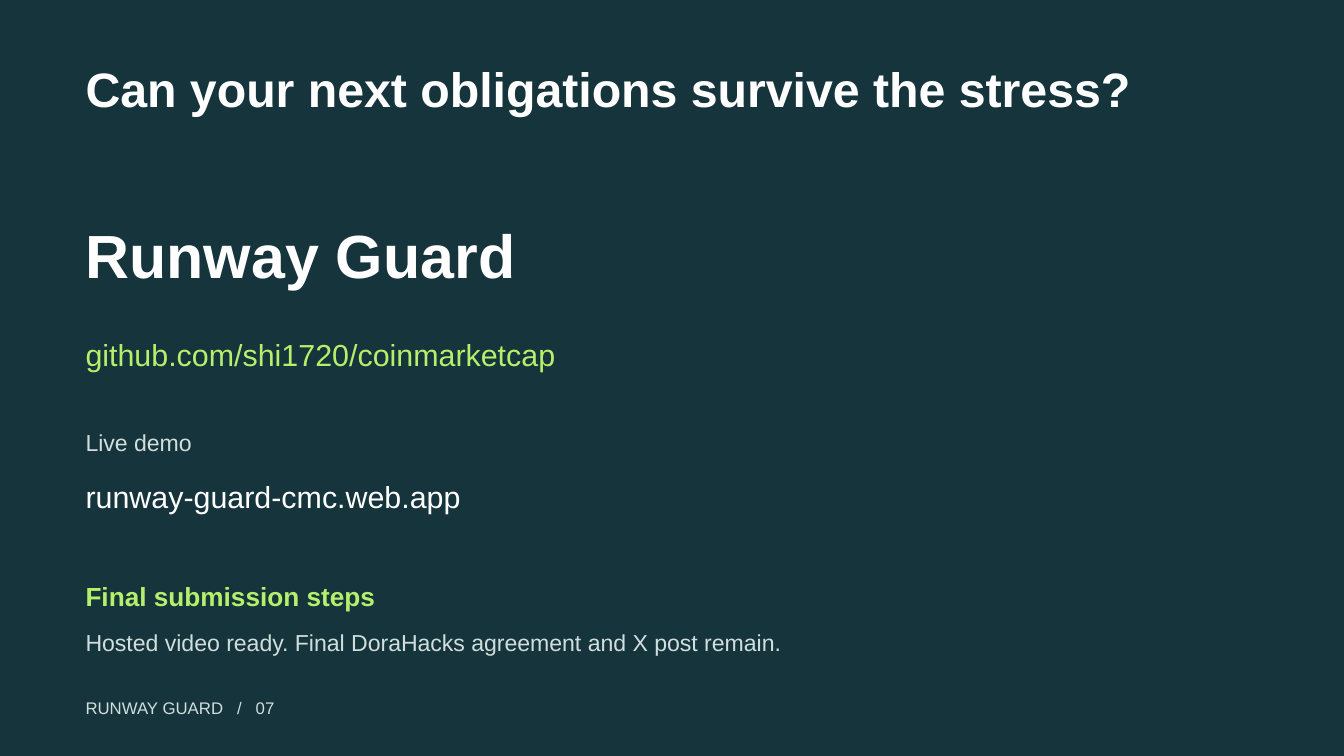
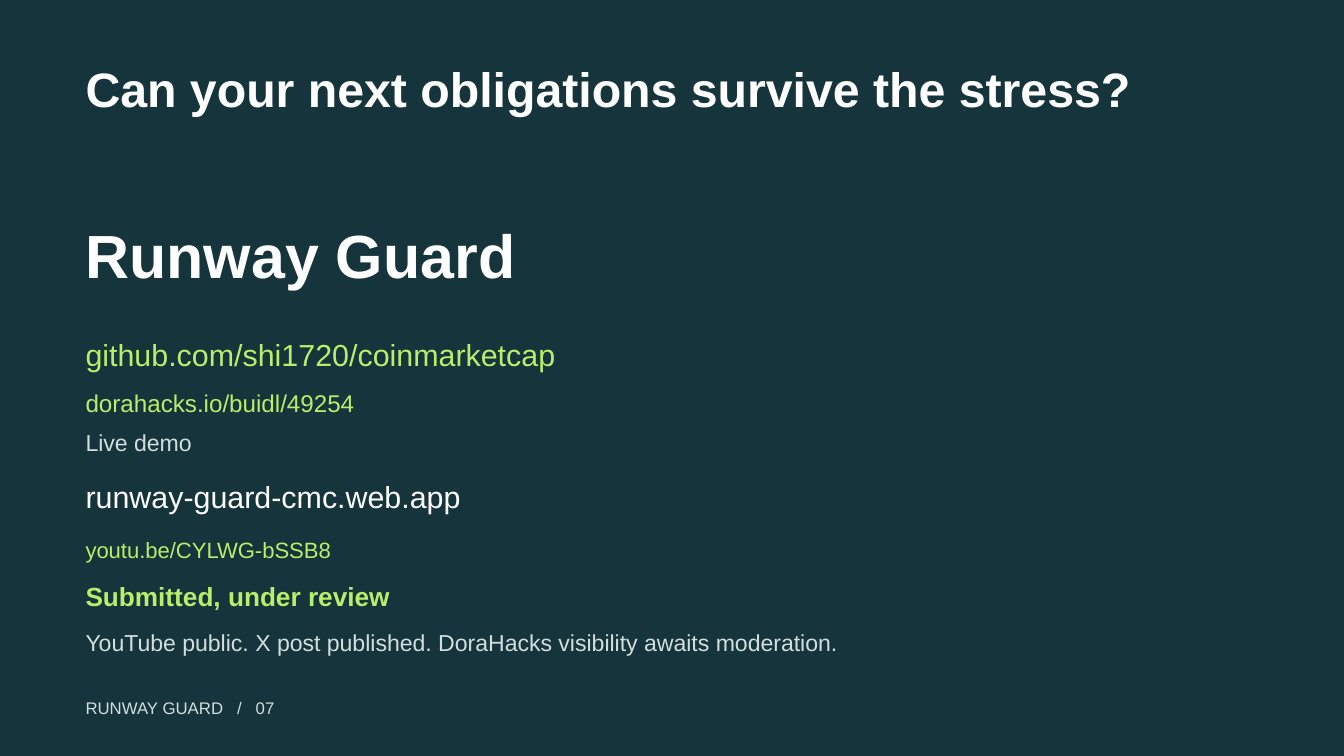
Before and after one commit to shi1720/coinmarketcap, a slide deck: slide 7 of docs/assets/Runway-Guard-Pitch.pptx. Drawn at 1344x756 pixels with LibreOffice and Linux fonts; fonts in the diff are those of the drawing. Boxes give left, top, right and bottom in pixels: in the first picture for what was removed or moved away, otherwise in the second. Text is boxed around its words. In the diff, an @@ line names an element or a change of style, - is before the commit and + after.

Commit message:
Document submitted hackathon entry and public demo

```diff
--- a/docs/assets/Runway-Guard-Pitch.pptx
+++ b/docs/assets/Runway-Guard-Pitch.pptx
@@ text added at [86,394,355,413], 17.2 pt, text #B5EF6B @@
+dorahacks.io/buidl/49254
@@ text added at [86,542,331,563], 15.8 pt, text #B5EF6B @@
+youtu.be/CYLWG-bSSB8
@@ text at [86,587,390,610]: text changed @@
-Final submission steps
+Submitted, under review
@@ text at [86,634,838,656]: text changed @@
-Hosted video ready. Final DoraHacks agreement and X post remain.
+YouTube public. X post published. DoraHacks visibility awaits moderation.
```
Also in this commit, not shown: 10 other files.
